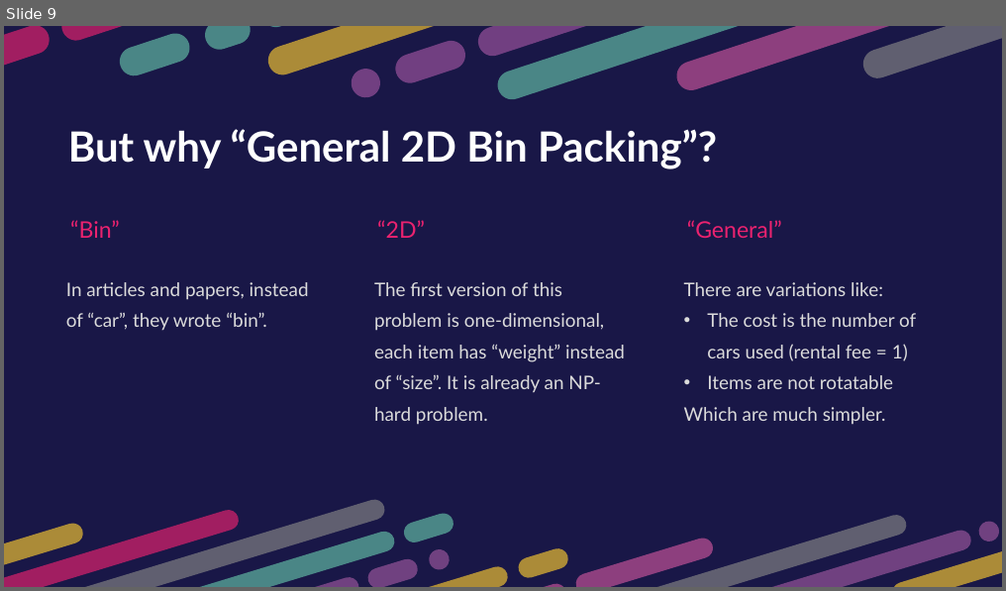
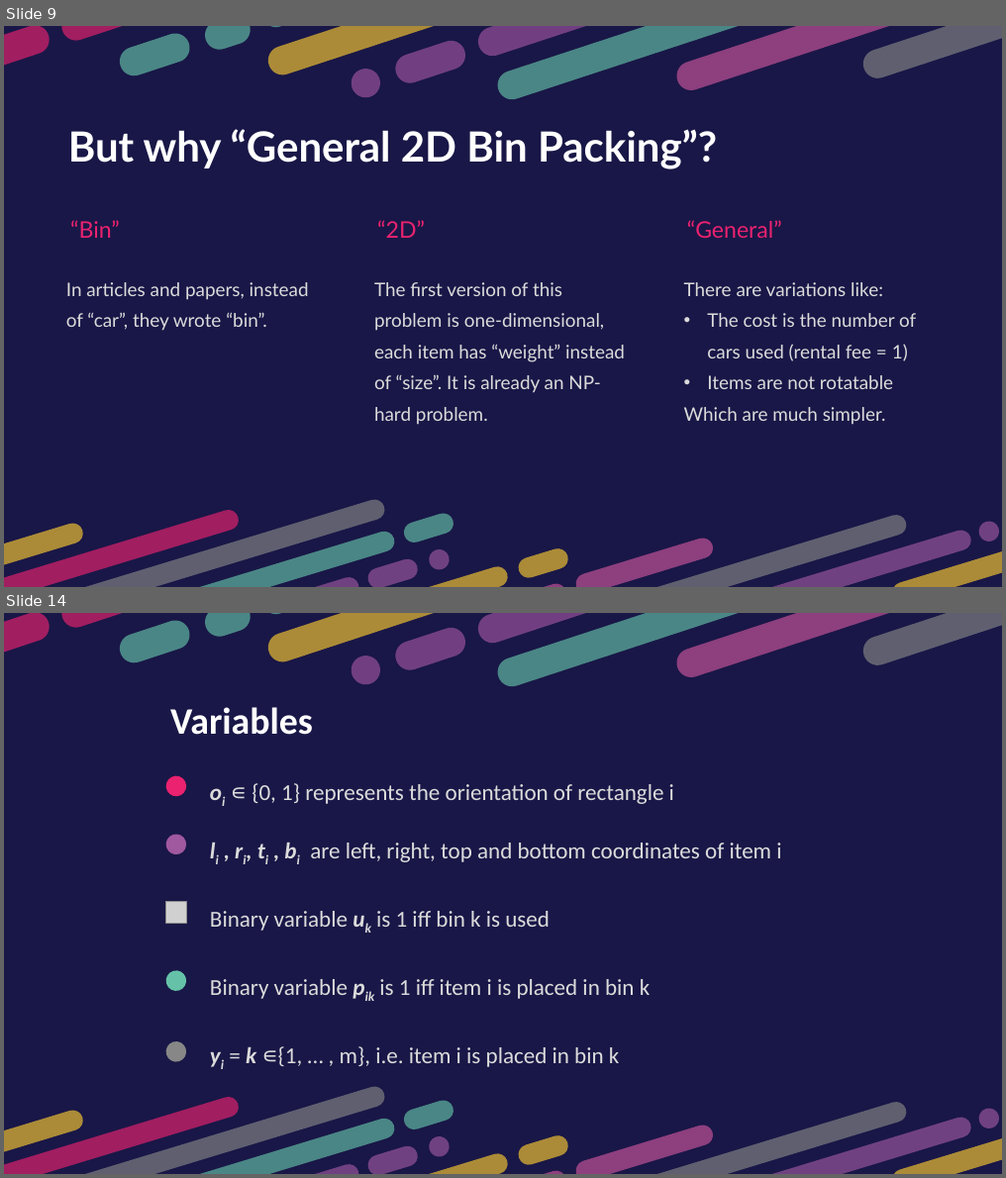
Before and after one commit to htnminh/optimization-project, a slide deck: presentation/General 2D Bin Packing Problem.pptx. Shown one above the other, each under a label of ours: slide 9 before the commit, slides 9 and 14 after it; the slides between them are not shown. The pictures are 1006x591 and 1006x1178 pixels, drawn with LibreOffice and Linux fonts; fonts in the diff are those of the drawing; grey boxes stand for pictures. Boxes give left, top, right and bottom in pixels: in the first picture for what was removed or moved away, otherwise in the second. Text is boxed around its words. In the diff, an @@ line names an element or a change of style, - is before the commit and + after.

```diff
--- a/presentation/General 2D Bin Packing Problem.pptx
+++ b/presentation/General 2D Bin Packing Problem.pptx
@@ slide 14 added at <box>4,613,1002,1174</box>, background #191747 @@
@@ group added at <box>4,613,1002,779</box>: 15 freeform shapes @@
@@ text added at <box>170,707,313,735</box>, 36 pt, text #FFFFFF, bold @@
+Variables
@@ freeform shape added at <box>164,774,187,798</box>, fill #EA226F @@
@@ text added at <box>252,783,674,804</box>, 22 pt, text #DBDBDB @@
+oi ∊ {0, 1} represents the orientation of rectangle i
@@ freeform shape added at <box>162,832,189,859</box>, fill #A0589F @@
@@ text added at <box>310,843,781,862</box>, 22 pt, text #DBDBDB @@
+li , ri, ti , bi are left, right, top and bottom coordinates of item i
@@ picture added at <box>165,902,186,924</box> @@
@@ text added at <box>210,911,549,931</box>, 22 pt, text #DBDBDB @@
+Binary variable uk is 1 iff bin k is used
@@ freeform shape added at <box>162,967,189,994</box>, fill #65C2A8 @@
@@ text added at <box>210,979,649,999</box>, 22 pt, text #DBDBDB @@
+Binary variable pik is 1 iff item i is placed in bin k
@@ freeform shape added at <box>162,1039,189,1065</box>, fill #878787 @@
@@ text added at <box>246,1047,619,1067</box>, 22 pt, text #DBDBDB @@
+yi = k ∊{1, … , m}, i.e. item i is placed in bin k
@@ group added at <box>4,1018,1002,1174</box>: 20 freeform shapes @@
```
Also in this commit, not shown: 1 slide changed, 8 other slides added, 1 slide removed, 2 other files.
